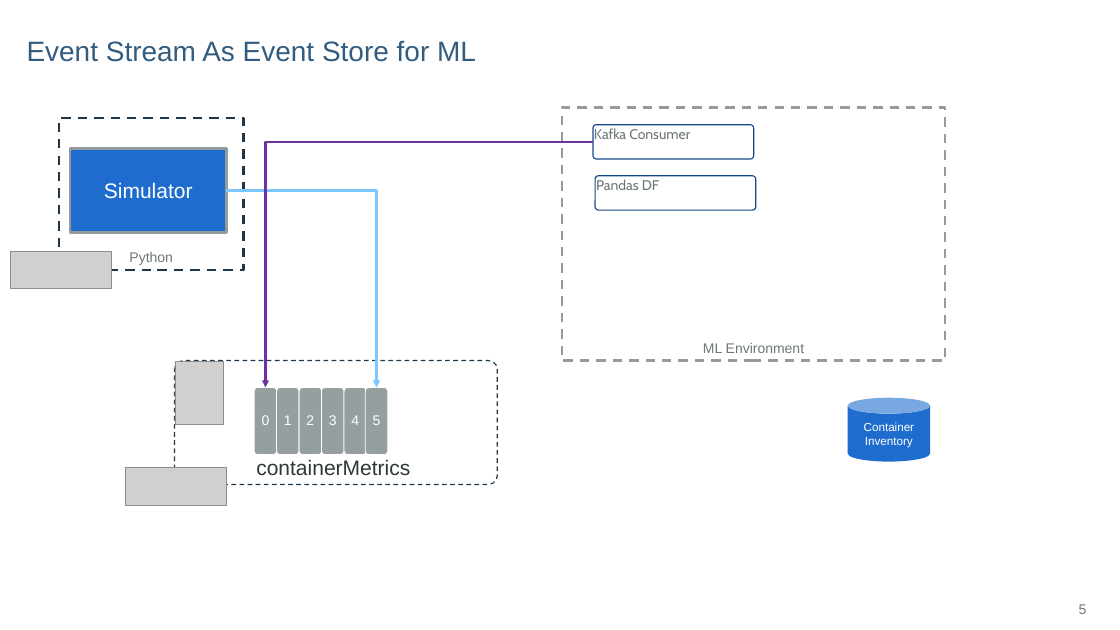
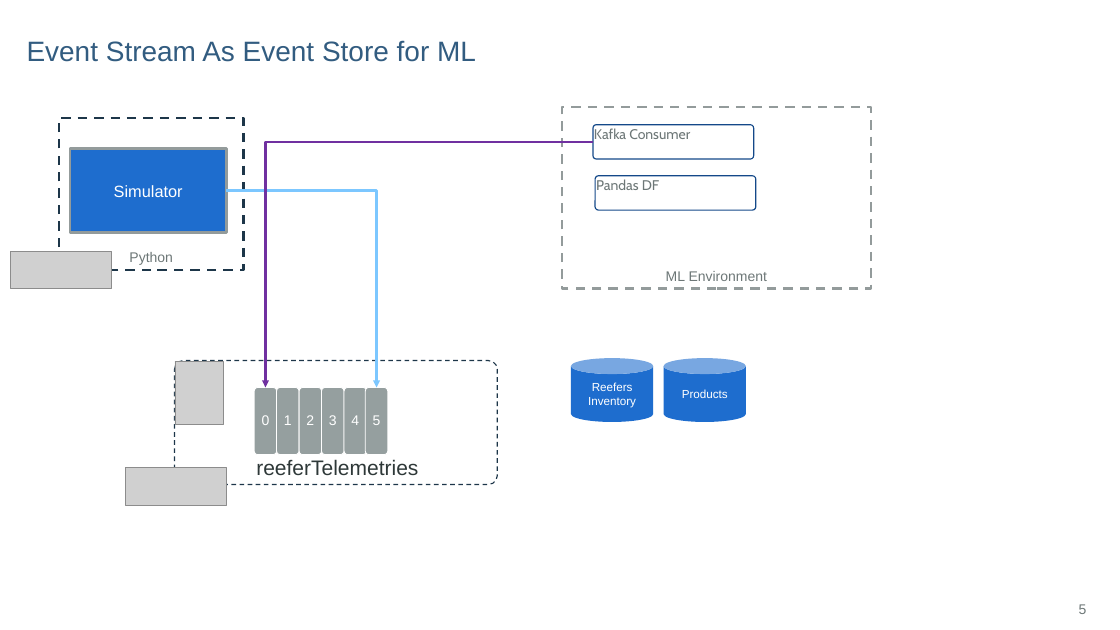
Before and after one commit to ibm-cloud-architecture/refarch-reefer-ml, a slide deck: slide 5 of docs/diagrams.pptx. Drawn at 1120x630 pixels with LibreOffice and Linux fonts; fonts in the diff are those of the drawing; grey boxes stand for pictures; background and template pictures are left out. Boxes give left, top, right and bottom in pixels: in the first picture for what was removed or moved away, otherwise in the second. Text is boxed around its words. In the diff, an @@ line names an element or a change of style, - is before the commit and + after.

```diff
--- a/docs/diagrams.pptx
+++ b/docs/diagrams.pptx
@@ rectangle "ML Environment" resized from (x1=562, y1=108, x2=945, y2=361) to (x1=562, y1=108, x2=871, y2=289) @@
@@ rectangle "Simulator" at (x1=70, y1=149, x2=226, y2=233): size 18 to 14 pt @@
@@ cylinder "Reefers Inventory" moved from (x1=848, y1=398, x2=930, y2=462) to (x1=571, y1=358, x2=654, y2=422) @@
@@ cylinder added at (x1=664, y1=358, x2=746, y2=422), fill #1E6DCE, 10 pt, text #FFFFFF @@
+Products
@@ text in cylinder at (x1=588, y1=382, x2=636, y2=408): text changed @@
-Container Inventory
+Reefers Inventory
@@ text at (x1=256, y1=459, x2=418, y2=475): text changed @@
-containerMetrics
+reeferTelemetries
```
Also in this commit, not shown: 2 other slides changed, 11 other files.
